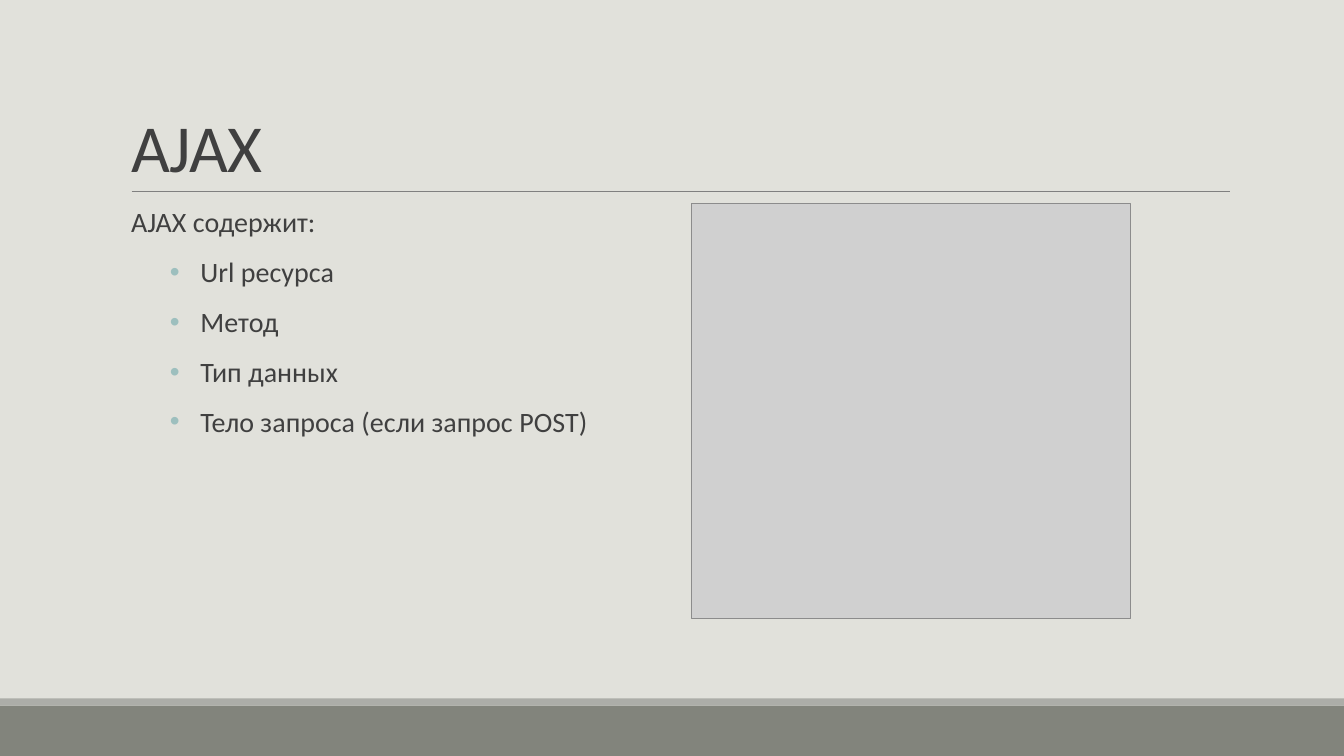
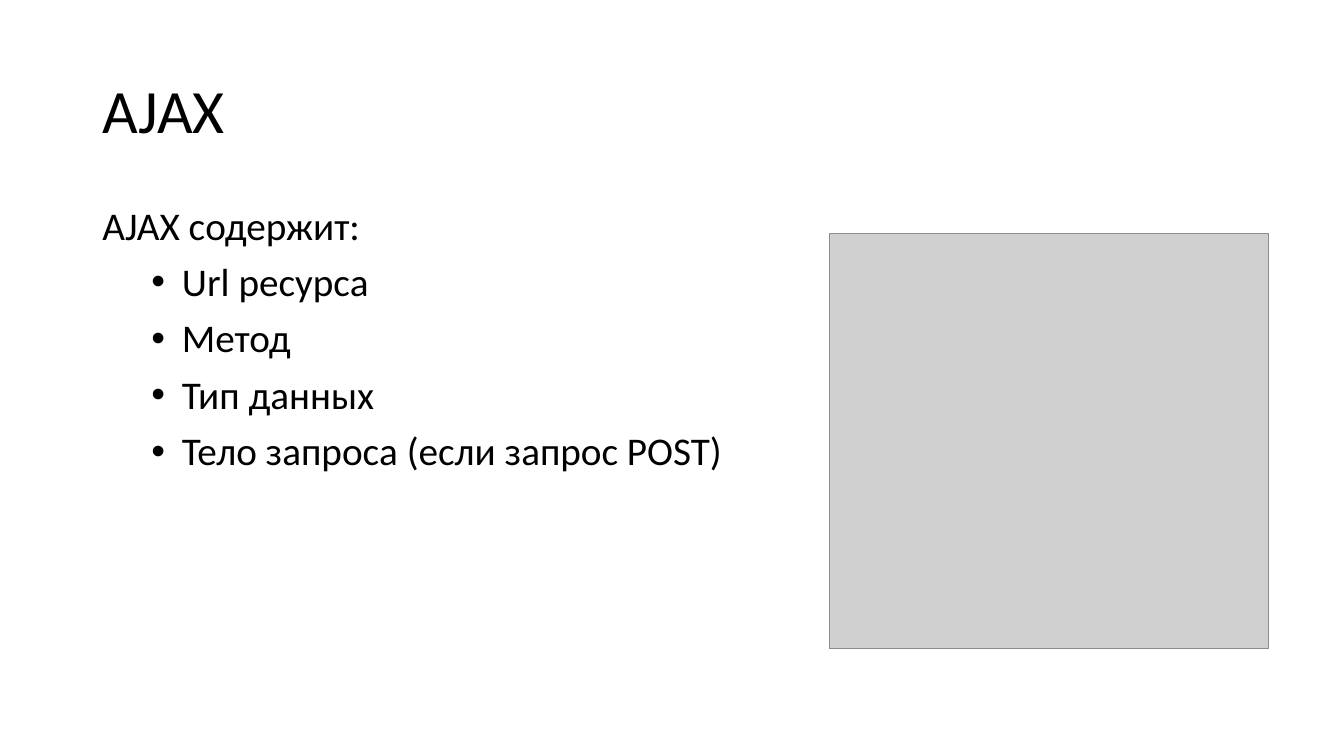
Before and after one commit to H3LLG0/Cursovoi, a slide deck: slide 10 of DOCS/презентация к карсовому проекту.pptx. Drawn at 1344x756 pixels with LibreOffice and Linux fonts; fonts in the diff are those of the drawing; grey boxes stand for pictures. Boxes give left, top, right and bottom in pixels: in the first picture for what was removed or moved away, otherwise in the second. Text is boxed around its words. In the diff, an @@ line names an element or a change of style, - is before the commit and + after.

```diff
--- a/DOCS/презентация к карсовому проекту.pptx
+++ b/DOCS/презентация к карсовому проекту.pptx
@@ background #E1E1DB to #FFFFFF @@
@@ title "AJAX": place and size @@
-title "AJAX" at (131, 129, 262, 173)
+title "AJAX" at (102, 93, 224, 134)
@@ title "AJAX" at (102, 93, 224, 134): size 48 to 44 pt, text colour #404040 to #000000, letter spacing -0.5 to 0 pt; line spacing 0.85 to 0.9; vertical alignment bottom to middle @@
@@ text "АJAX содержит:": place and size @@
-text "АJAX содержит:" at (131, 214, 587, 437)
+text "АJAX содержит:" at (102, 215, 722, 472)
@@ text "АJAX содержит:" at (102, 215, 722, 472): size 20 to 28 pt, text colour #404040 to #000000; bullet   to none; less space between paragraphs @@
@@ line removed from (132, 192) to (1231, 192) @@
@@ picture: place and size @@
-picture at (692, 204, 1131, 619)
+picture at (830, 234, 1269, 649)
@@ rectangle removed at (0, 706, 1344, 756) @@
@@ rectangle removed at (0, 699, 1344, 706) @@
```
Also in this commit, not shown: 12 other slides changed, 1 slide added, 1 slide removed, 16 other files.
